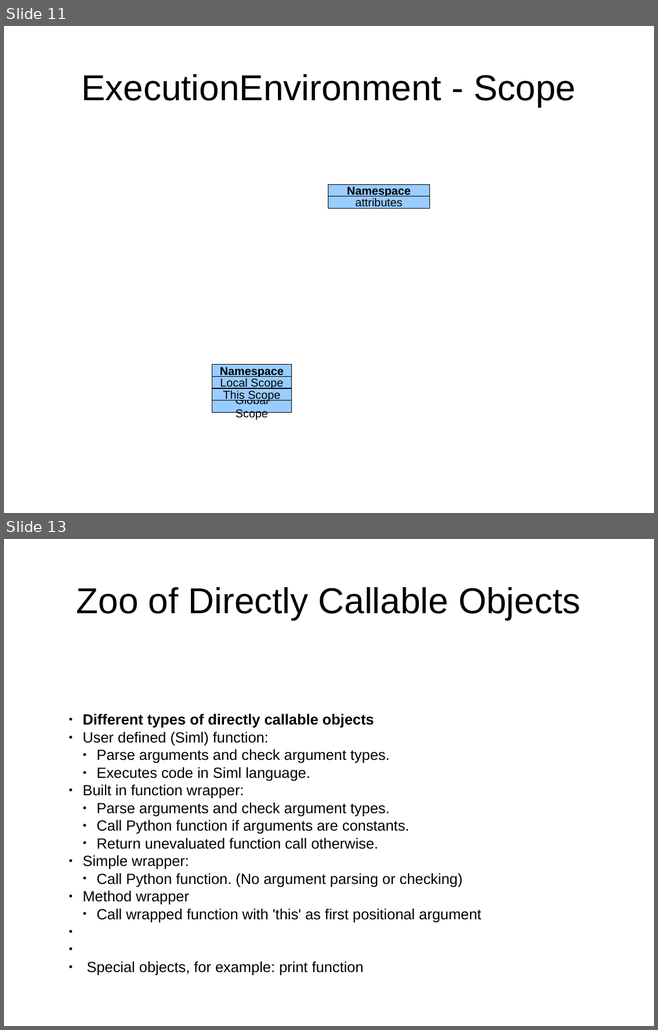
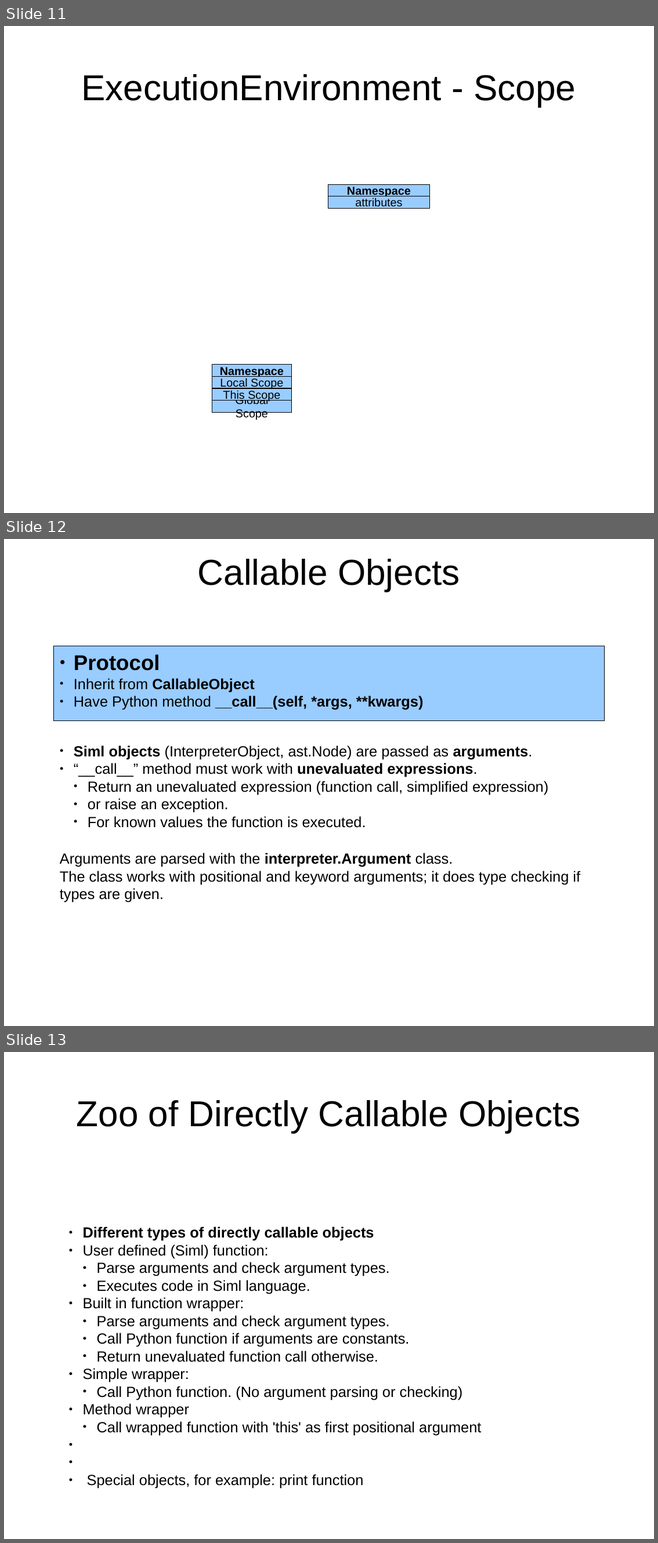
Before and after one commit to eike-welk/freeode, a slide deck: freeode_py/SIML Compiler Outline.odp. Shown one above the other, each under a label of ours: slides 11 and 13 before the commit, slides 11, 12 and 13 after it; the slides between them are not shown. The pictures are 658x1030 and 658x1543 pixels, drawn with LibreOffice and Linux fonts; fonts in the diff are those of the drawing. Boxes give left, top, right and bottom in pixels: in the first picture for what was removed or moved away, otherwise in the second. Text is boxed around its words. In the diff, an @@ line names an element or a change of style, - is before the commit and + after.

```diff
--- a/freeode_py/SIML Compiler Outline.odp
+++ b/freeode_py/SIML Compiler Outline.odp
@@ slide 12 added at bbox=[4, 539, 654, 1026], background #FFFFFF @@
@@ title added at bbox=[198, 559, 459, 591], 44 pt, text #000000 @@
+Callable Objects
@@ rectangle added at bbox=[54, 646, 604, 721], fill #99CCFF, outline #000000 0 pt, 18 pt, text #000000, bold @@
+● Protocol
+● Inherit from CallableObject
+● Have Python method __call__(self, *args, **kwargs)
@@ text added at bbox=[74, 745, 548, 828], 18 pt, text #000000 @@
+● Siml objects (InterpreterObject, ast.Node) are passed as arguments.
+● “__call__” method must work with unevaluated expressions.
+  ● Return an unevaluated expression (function call, simplified expression)
+  ● or raise an exception.
+  ● For known values the function is executed.
@@ text added at bbox=[60, 853, 580, 903], 18 pt, text #000000 @@
+Arguments are parsed with the interpreter.Argument class.
+The class works with positional and keyword arguments; it does type checking if types are given.
```
Also in this commit, not shown: 1 slide removed, 3 other files.
